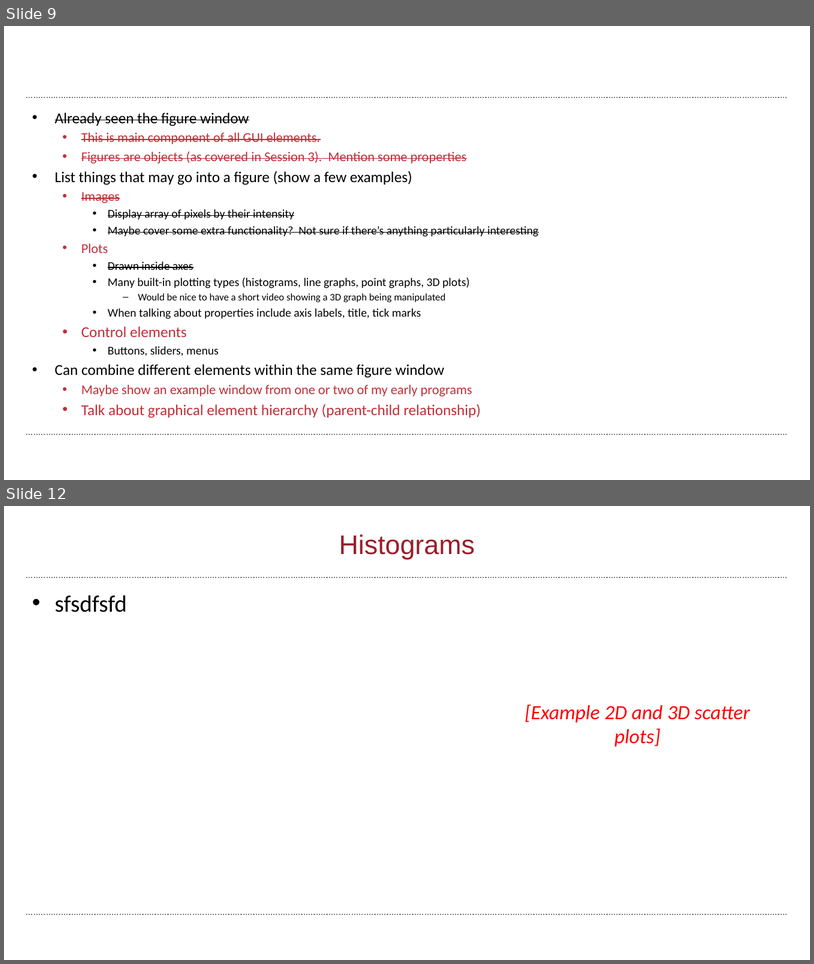
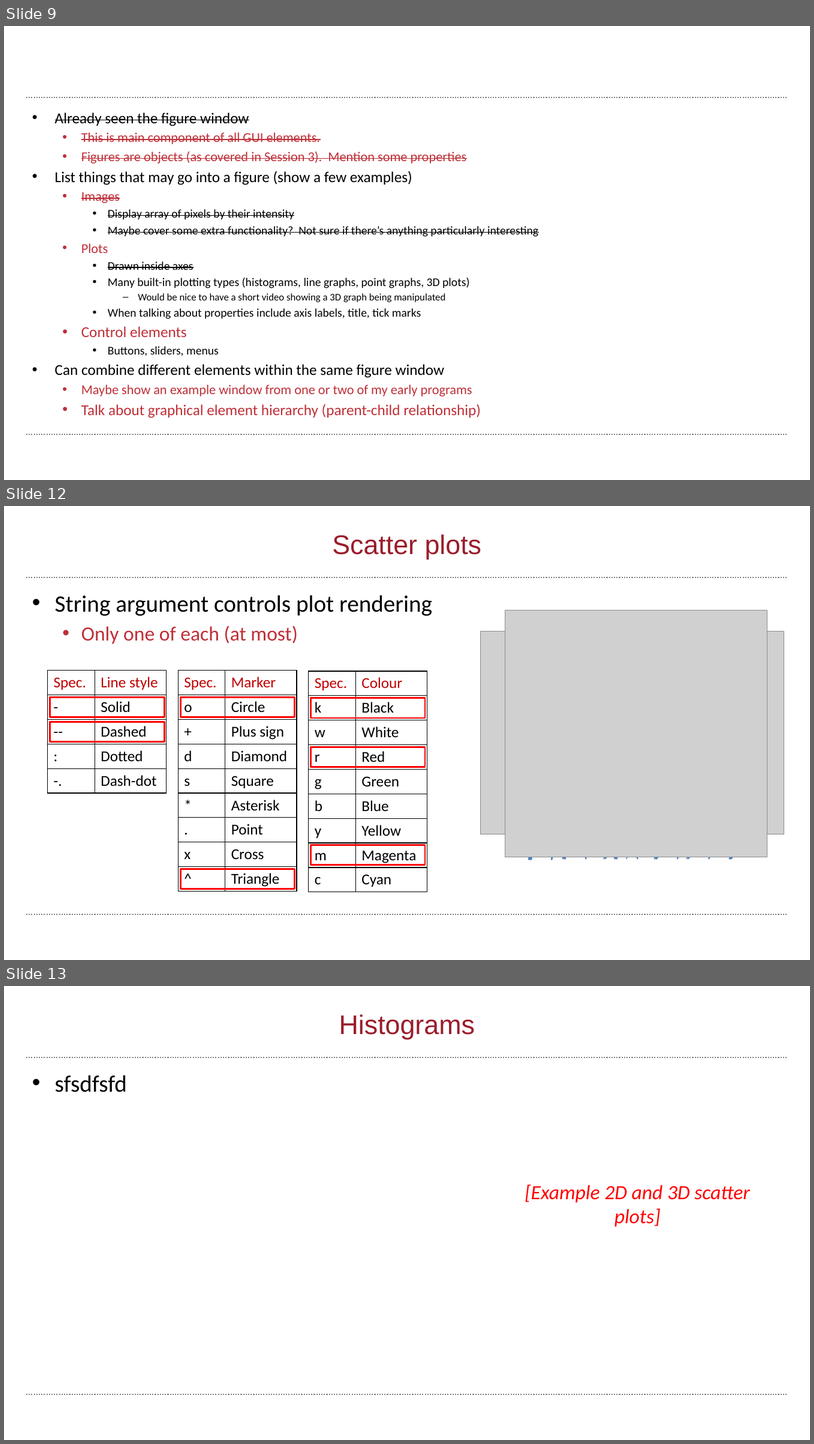
Before and after one commit to wbif-bristol/MATLAB-course, a slide deck: Session 4 - Figures and plotting/MATLAB Session 4.pptx. Shown one above the other, each under a label of ours: slides 9 and 12 before the commit, slides 9, 12 and 13 after it; the slides between them are not shown. The pictures are 814x964 and 814x1444 pixels, drawn with LibreOffice and Linux fonts; fonts in the diff are those of the drawing; grey boxes stand for pictures; background and template pictures are left out. Boxes give left, top, right and bottom in pixels: in the first picture for what was removed or moved away, otherwise in the second. Text is boxed around its words. In the diff, an @@ line names an element or a change of style, - is before the commit and + after.

```diff
--- a/Session 4 - Figures and plotting/MATLAB Session 4.pptx
+++ b/Session 4 - Figures and plotting/MATLAB Session 4.pptx
@@ slide 12 added at (x1=4, y1=506, x2=810, y2=960), background #FFFFFF; not listed: 2 template elements that a slide beside it also shows @@
@@ title added at (x1=332, y1=534, x2=482, y2=559), 32 pt, text #9A1D2B @@
+Scatter plots
@@ text added at (x1=55, y1=595, x2=432, y2=644), 28 pt, text #000000 @@
+• String argument controls plot rendering
+  • Only one of each (at most)
@@ picture added at (x1=506, y1=610, x2=767, y2=857) @@
@@ picture added at (x1=482, y1=631, x2=785, y2=834) @@
@@ table added at (x1=48, y1=670, x2=166, y2=793), 5 rows, 2 columns @@
+Spec. | Line style
+- | Solid
+-- | Dashed
+: | Dotted
+-. | Dash-dot
@@ table added at (x1=178, y1=670, x2=297, y2=891), 9 rows, 2 columns @@
+Spec. | Marker
+o | Circle
++ | Plus sign
+d | Diamond
+s | Square
+* | Asterisk
+. | Point
+x | Cross
+^ | Triangle
@@ table added at (x1=309, y1=671, x2=428, y2=892), 9 rows, 2 columns @@
+Spec. | Colour
+k | Black
+w | White
+r | Red
+g | Green
+b | Blue
+y | Yellow
+m | Magenta
+c | Cyan
@@ rectangle added at (x1=50, y1=697, x2=164, y2=717), outline #FF0000 2 pt @@
@@ rectangle added at (x1=180, y1=697, x2=295, y2=717), outline #FF0000 2 pt @@
@@ rectangle added at (x1=311, y1=698, x2=425, y2=718), outline #FF0000 2 pt @@
@@ rectangle added at (x1=50, y1=721, x2=164, y2=741), outline #FF0000 2 pt @@
@@ rectangle added at (x1=311, y1=747, x2=425, y2=767), outline #FF0000 2 pt @@
@@ rectangle added at (x1=311, y1=845, x2=425, y2=865), outline #FF0000 2 pt @@
@@ text added at (x1=528, y1=856, x2=737, y2=862), 24 pt, text #4F81BD, italic @@
+plot(0:10, (0:10).^2, ‘m^’)
@@ text added at (x1=530, y1=856, x2=736, y2=862), 24 pt, text #4F81BD, italic @@
+plot(0:10, (0:10).^2, ‘ro-’)
@@ text added at (x1=551, y1=856, x2=690, y2=862), 24 pt, text #4F81BD, italic @@
+plot(0:10, (0:10).^2)
@@ text added at (x1=697, y1=856, x2=735, y2=862), 24 pt, text #4F81BD, italic @@
+plot(0:10, (0:10).^2, ‘--k’)
@@ rectangle added at (x1=180, y1=869, x2=295, y2=889), outline #FF0000 2 pt @@
@@ what was slide 12 is now slide 13 @@
```
Also in this commit, not shown: 3 slides changed, 1 other file.
